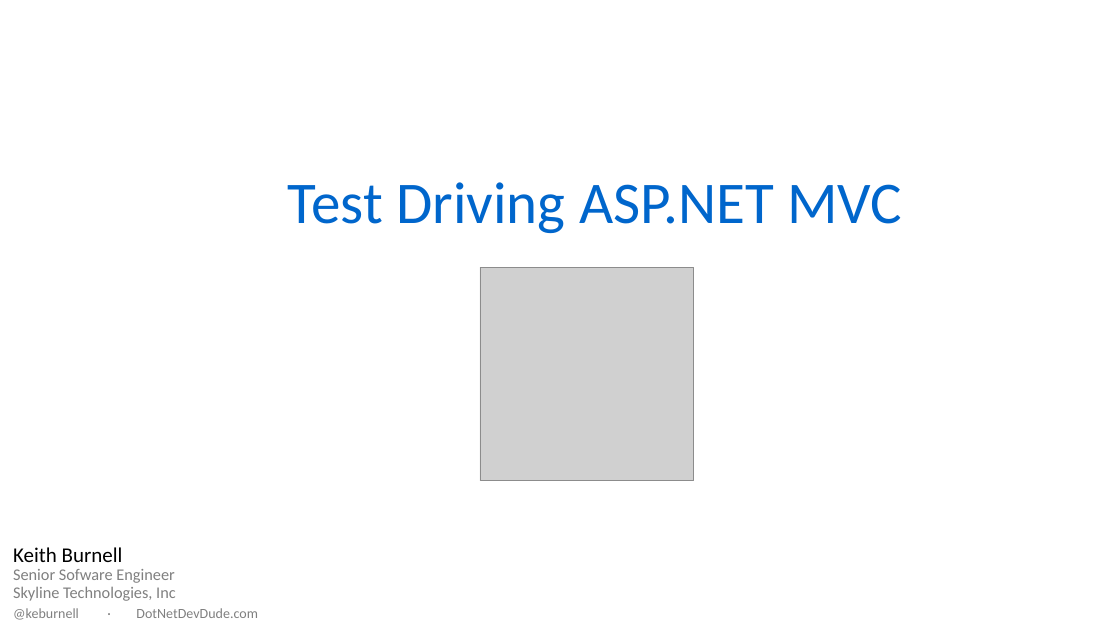
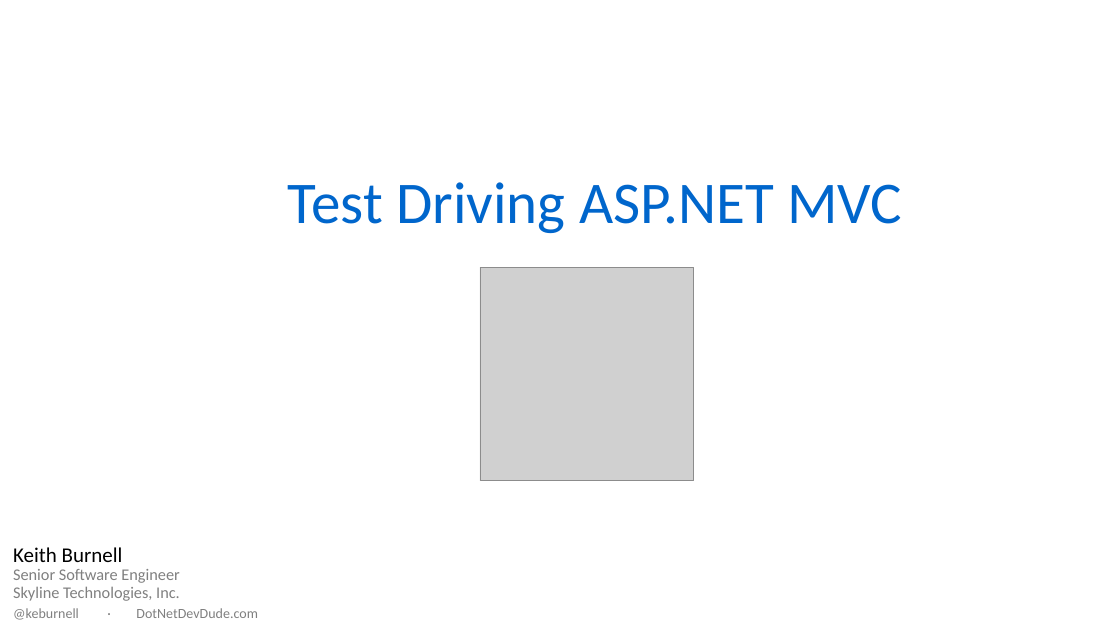
Before and after one commit to kburnell/TestDrivingASP.NETMVC, a slide deck: slide 1 of TestDrivingASP.NETMVC_Widescreen.pptx. Drawn at 1120x630 pixels with LibreOffice and Linux fonts; fonts in the diff are those of the drawing; grey boxes stand for pictures; background and template pictures are left out. Boxes give left, top, right and bottom in pixels: in the first picture for what was removed or moved away, otherwise in the second. Text is boxed around its words. In the diff, an @@ line names an element or a change of style, - is before the commit and + after.

Commit message:
Fixed spelling error in slide master #DOH!

```diff
--- a/TestDrivingASP.NETMVC_Widescreen.pptx
+++ b/TestDrivingASP.NETMVC_Widescreen.pptx
@@ text at (13,547,180,601): text changed @@
-Keith Burnell
-Senior Sofware Engineer
-Skyline Technologies, Inc
+Keith Burnell
+Senior Software Engineer
+Skyline Technologies, Inc.
```
Also in this commit, not shown: 1 other file.
